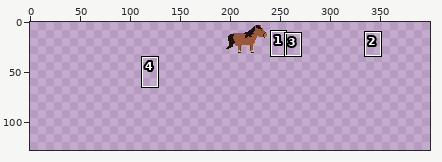
Two states of a pixel-art file, sprites/animals/horse.aseprite. The picture above shows the old version from afar; the outline marks the close-up.
Close-up. Before:
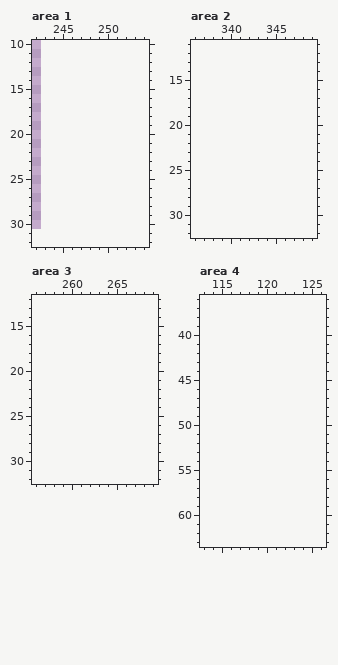
48x32 pixels, 1 frame. Shown: area 1: x 242..254, y 10..32; area 2: x 336..349, y 11..32; area 3: x 256..269, y 12..32; area 4: x 113..126, y 36..63. The old version is drawn lined up with the new one, on the new canvas. The commit also changed other parts of the picture, which this record leaves out.
And afterwards:
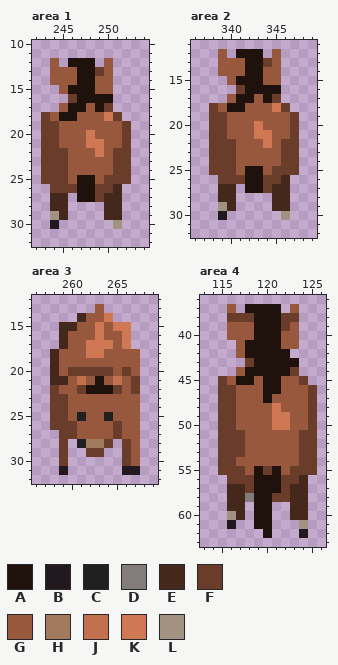
Palette (. is transparent): A #1f120c  B #21191e  C #202020  D #827d7a  E #45281c  F #693d2a  G #97583d  H #a27b5f  J #c2704e  K #cf7853  L #a19282
What changed:
canvas 48x32 -> 400x128, the old top-left corner now at 195,-1 (the part of the old canvas that was cut away was empty and is not shown)
Changed rows in their new state; - is an unchanged pixel.
Area 1:
first column x 243:
12 -G-AAA-G--
13 -GGGAAFG--
14 -GGGAAGG--
15 --GAAAGG--
16 ---FAAAA--
17 --GAAGAF--
18 FGAAGGGKF-
19 FFGGGGGGGF
20 FFGGGKGGGF
21 FFGGGKKGGF
22 FFFGGGKGFF
23 FFFGGGGGFF
24 FFFGGGGGFF
25 FFFGAAGFFF
26 -FFFAAFFE-
27 -EE-AAFEE-
28 -EE----EE-
29 -LE----EE-
30 -B------L-
Area 2:
first column x 338:
12 -G-AAA-G--
13 -GGGAAFG--
14 -GGGAAGG--
15 --GAAAGG--
16 ---FAAAA--
17 --GAAGAF--
18 FGAAGGGKF-
19 FFGGGGGGGF
20 FFGGGKGGGF
21 FFGGGKKGGF
22 FFFGGGKGFF
23 FFFGGGGGFF
24 FFFGGGGGFF
25 FFFGAAGFFF
26 -FFFAAFFE-
27 -EE-AAFEE-
28 -EE----EE-
29 -LE----EE-
30 -B------L-
Area 3:
first column x 258:
13 -----G----
14 ---EGGK---
15 -EEGGKGKK-
16 -EGGGKGGK-
17 -EGGKKKGK-
18 EGGGKKGGGG
19 EGGGGGGGGG
20 EGFFFFFGFG
21 EEGJGAGJGF
22 FGGFAAAFGF
23 FFGGGGGGGG
24 FFGGGGGGGG
25 FFGCGGCGGG
26 FFFGGGGFGG
27 -FFGGGGFGG
28 -F-CHHF-FG
29 -F--FF--FG
30 -F------FG
31 -B------BB
Area 4:
first column x 115:
37 -G-AAAA-G--
38 -FFFAAAFF--
39 -GGGAAAFG--
40 -GGGAAAGG--
41 --GAAAAGG--
42 --GAAAAA---
43 ---FAAAAA--
44 --GAAAAAF--
45 FGAAGAAGGF-
46 FFGGGAAGGGF
47 FFGGGAGGGGF
48 FFGGGGKGGGF
49 FFGGGGKKGGF
50 FFGGGGKKGGF
51 FFFGGGGGGFF
52 FFFGGGGGGFF
53 FFFGGGGGGFF
54 FFGGGGGGGFF
55 FFFGAFAGFFF
56 -FFFAAAFFE-
57 -EEFAAAFEE-
58 -EEDAAFFEE-
59 -EE-AA--EE-
60 -LE-AA--EE-
61 -B--AA---L-
62 -----A---B-
